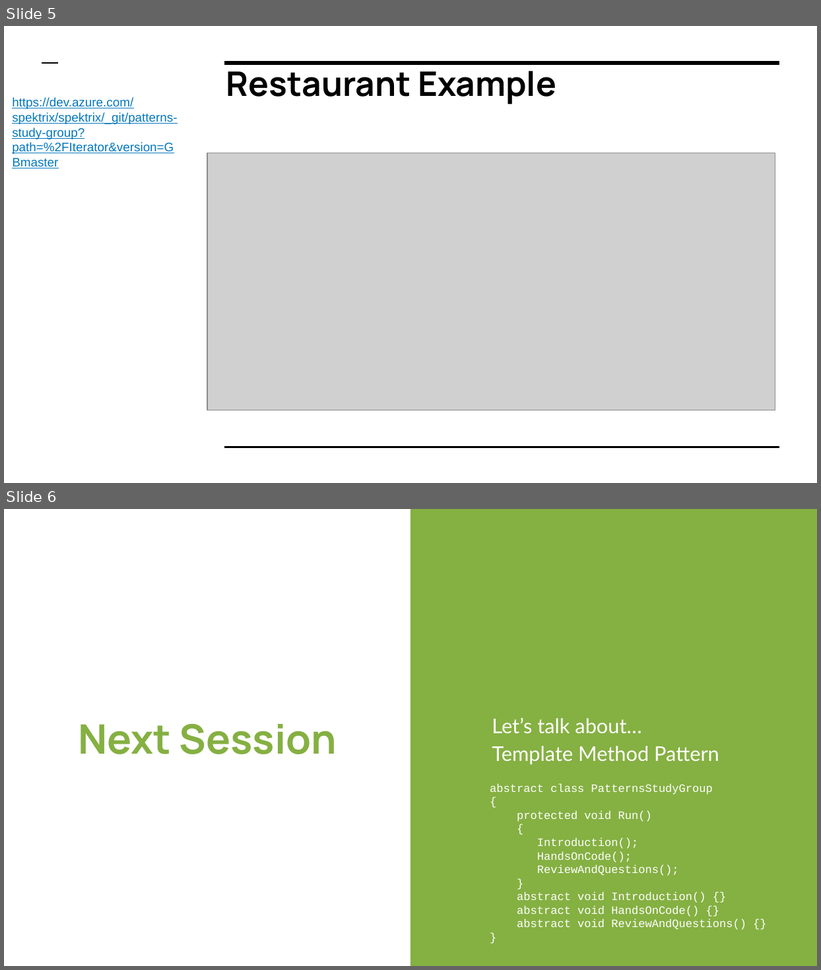
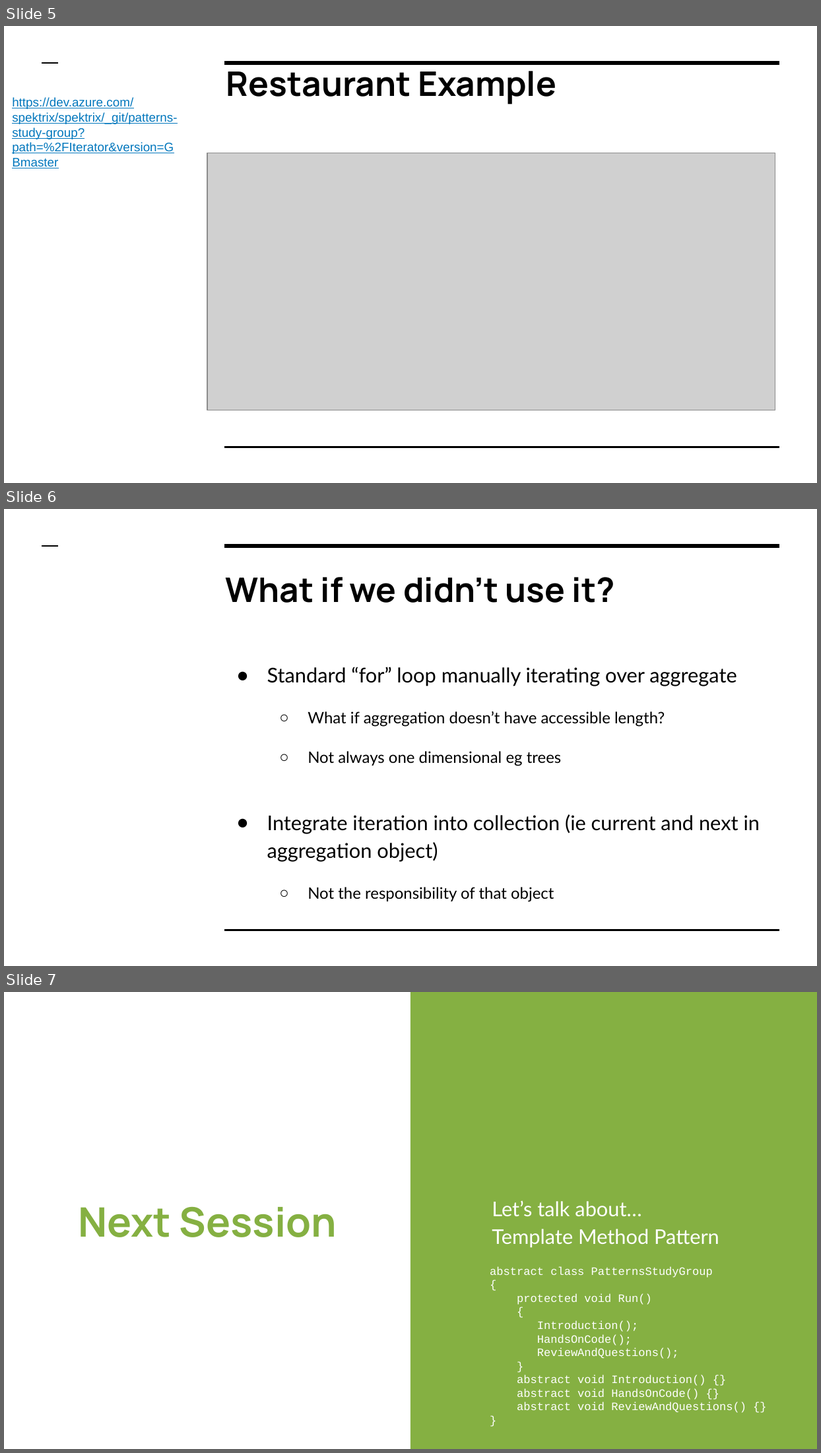
Before and after one commit to ronheywood/patternsgroup-visitor, a slide deck: Iterator/IteratorPattern.pptx. Shown one above the other, each under a label of ours: slides 5 and 6 before the commit, slides 5, 6 and 7 after it. The pictures are 821x970 and 821x1453 pixels, drawn with LibreOffice and Linux fonts; fonts in the diff are those of the drawing; grey boxes stand for pictures. Boxes give left, top, right and bottom in pixels: in the first picture for what was removed or moved away, otherwise in the second. Text is boxed around its words. In the diff, an @@ line names an element or a change of style, - is before the commit and + after.

Commit message:
Extra slide on why to use iterator pattern

```diff
--- a/Iterator/IteratorPattern.pptx
+++ b/Iterator/IteratorPattern.pptx
@@ slide 6 added at [4, 509, 817, 966], background #FFFFFF; not listed: 3 template elements that a slide beside it also shows @@
@@ title added at [226, 577, 615, 603], 30 pt, text #000000, bold @@
+What if we didn’t use it?
@@ text added at [267, 667, 760, 902], 18 pt, text #000000 @@
+● Standard “for” loop manually iterating over aggregate
+  ○ What if aggregation doesn’t have accessible length?
+  ○ Not always one dimensional eg trees
+● Integrate iteration into collection (ie current and next in aggregation object)
+  ○ Not the responsibility of that object
@@ what was slide 6 is now slide 7 @@
```
